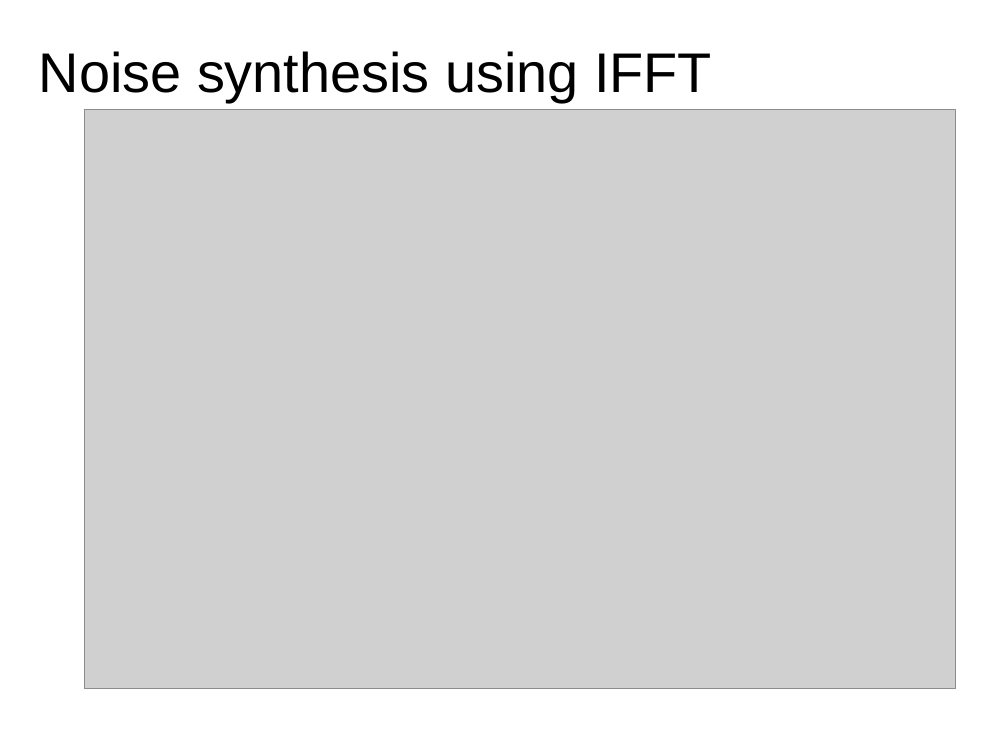
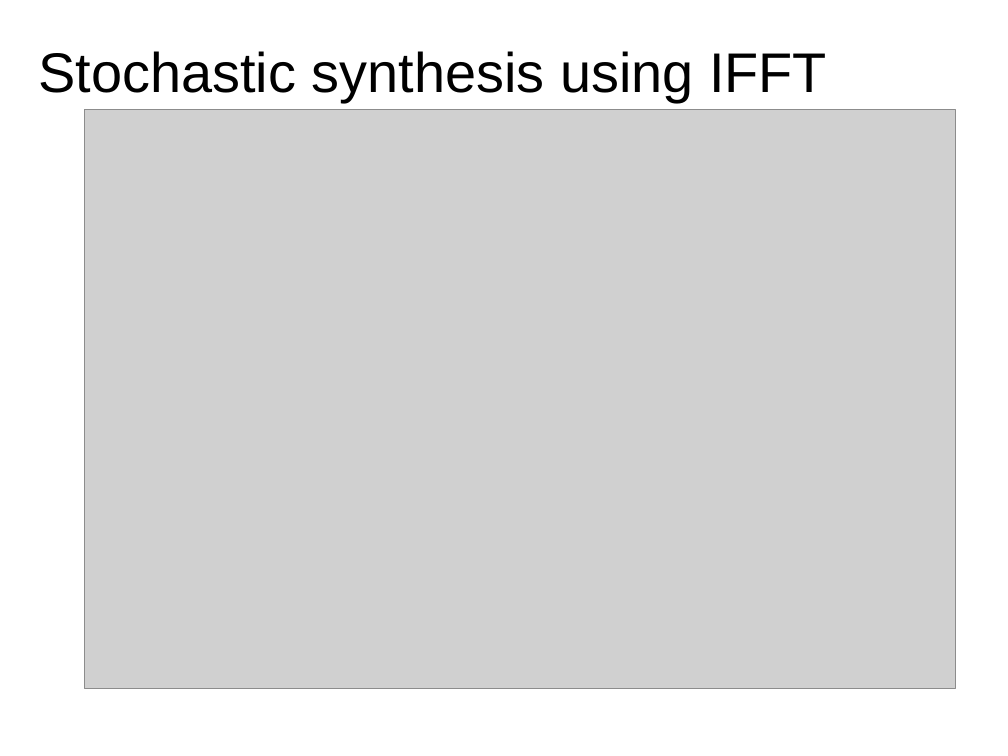
Before and after one commit to MTG/sms-tools, a slide deck: slide 14 of teaching-material/lectures/lect7-Sinusoidal-plus-Residual-model/7-Sinusoidal-plus-Residual-model.odp (slide 19 before the commit). Drawn at 1008x756 pixels with LibreOffice and Linux fonts; fonts in the diff are those of the drawing; grey boxes stand for pictures. Boxes give left, top, right and bottom in pixels: in the first picture for what was removed or moved away, otherwise in the second. Text is boxed around its words. In the diff, an @@ line names an element or a change of style, - is before the commit and + after.

```diff
--- a/teaching-material/lectures/lect7-Sinusoidal-plus-Residual-model/7-Sinusoidal-plus-Residual-model.odp
+++ b/teaching-material/lectures/lect7-Sinusoidal-plus-Residual-model/7-Sinusoidal-plus-Residual-model.odp
@@ title at (x1=39, y1=51, x2=827, y2=102): text changed @@
-Noise synthesis using IFFT
+Stochastic synthesis using IFFT
```
Also in this commit, not shown: 8 other slides changed, 1 slide added, 1 slide removed, 17 other files.
